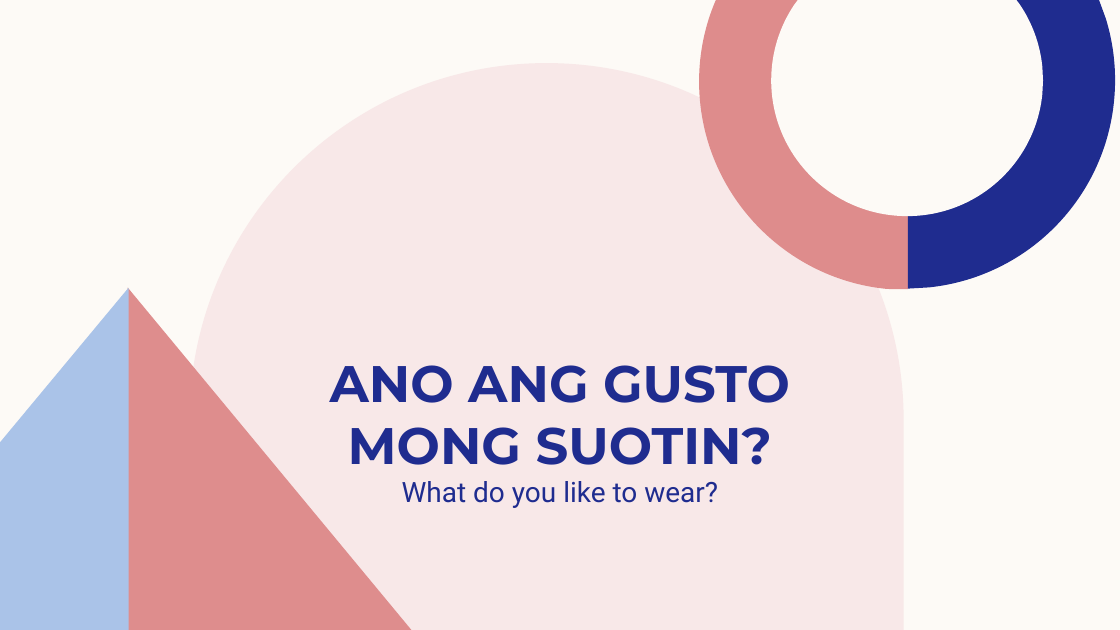
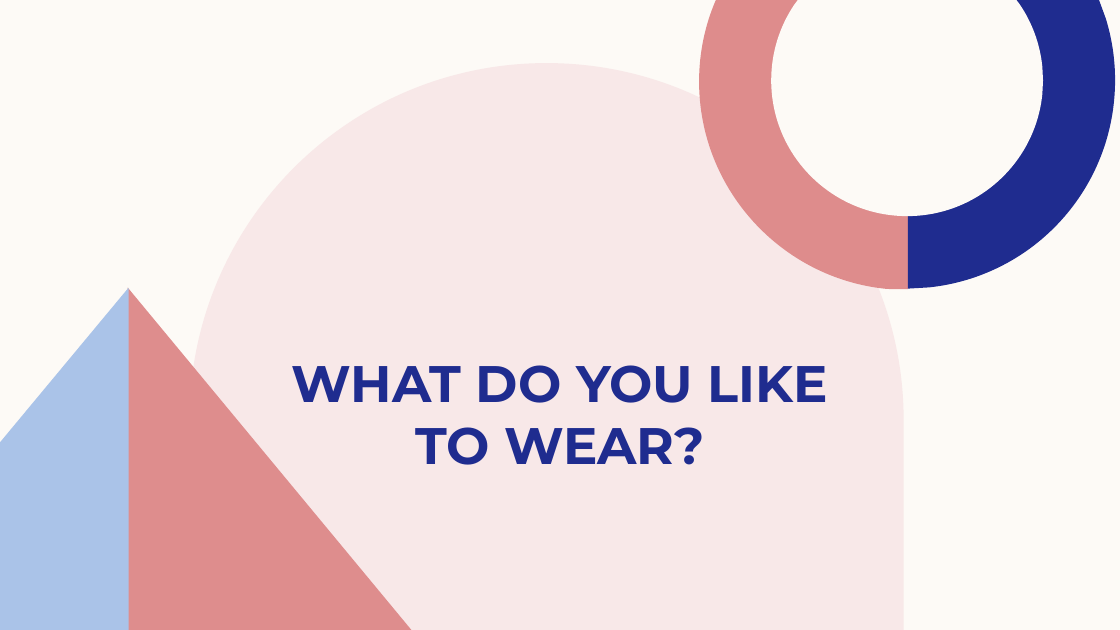
Before and after one commit to InterstellarMist/VIP-Workshop-2024, a slide deck: slide 13 of Gender Sensitivity Training/SOGIESC Workshop.pptx. Drawn at 1120x630 pixels with LibreOffice and Linux fonts; fonts in the diff are those of the drawing. Boxes give left, top, right and bottom in pixels: in the first picture for what was removed or moved away, otherwise in the second. Text is boxed around its words. In the diff, an @@ line names an element or a change of style, - is before the commit and + after.

```diff
--- a/Gender Sensitivity Training/SOGIESC Workshop.pptx
+++ b/Gender Sensitivity Training/SOGIESC Workshop.pptx
@@ title at bbox=[292, 365, 828, 465]: text changed @@
-ANO ANG GUSTO MONG SUOTIN?
+WHAT DO YOU LIKE TO WEAR?
@@ text removed at bbox=[402, 481, 718, 508] @@
-What do you like to wear?
```
Also in this commit, not shown: 3 other slides changed.
